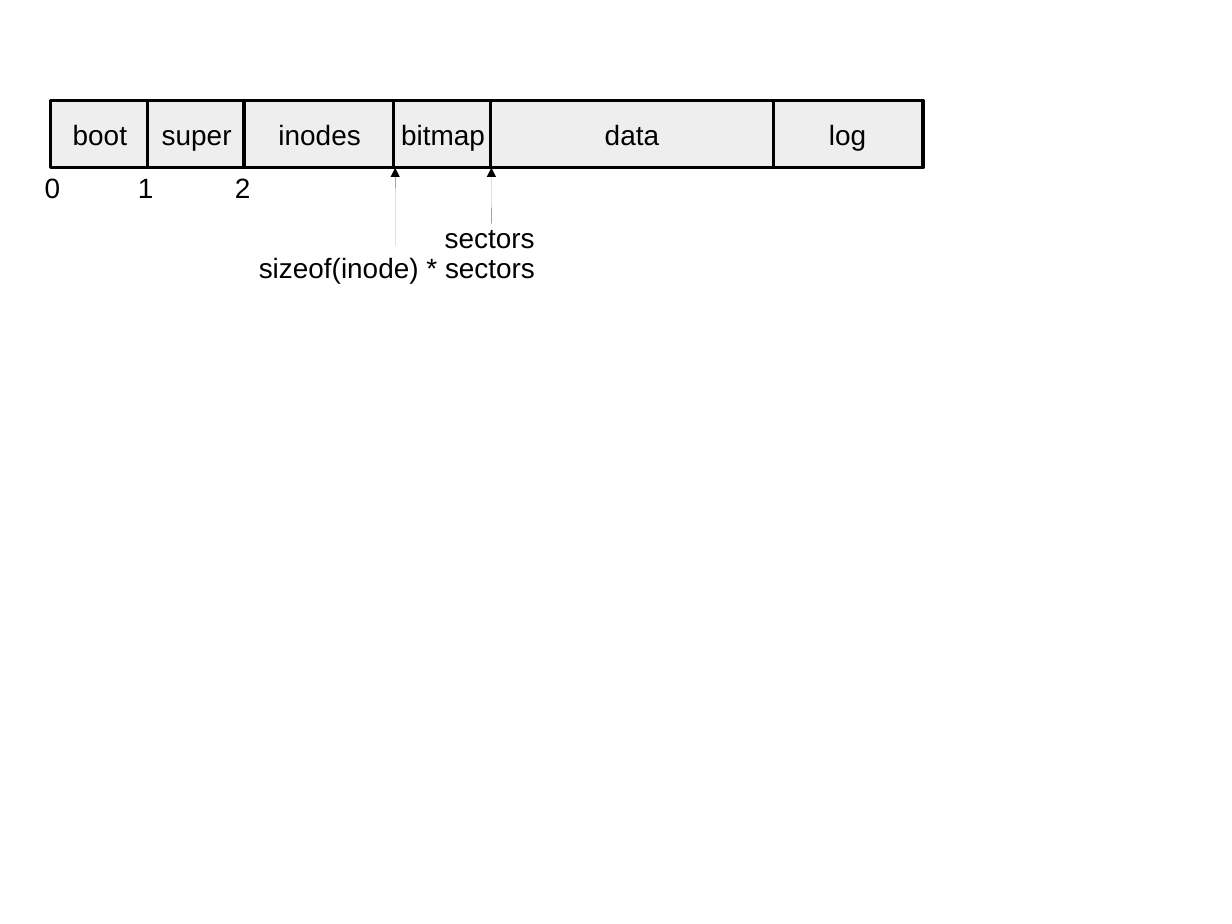
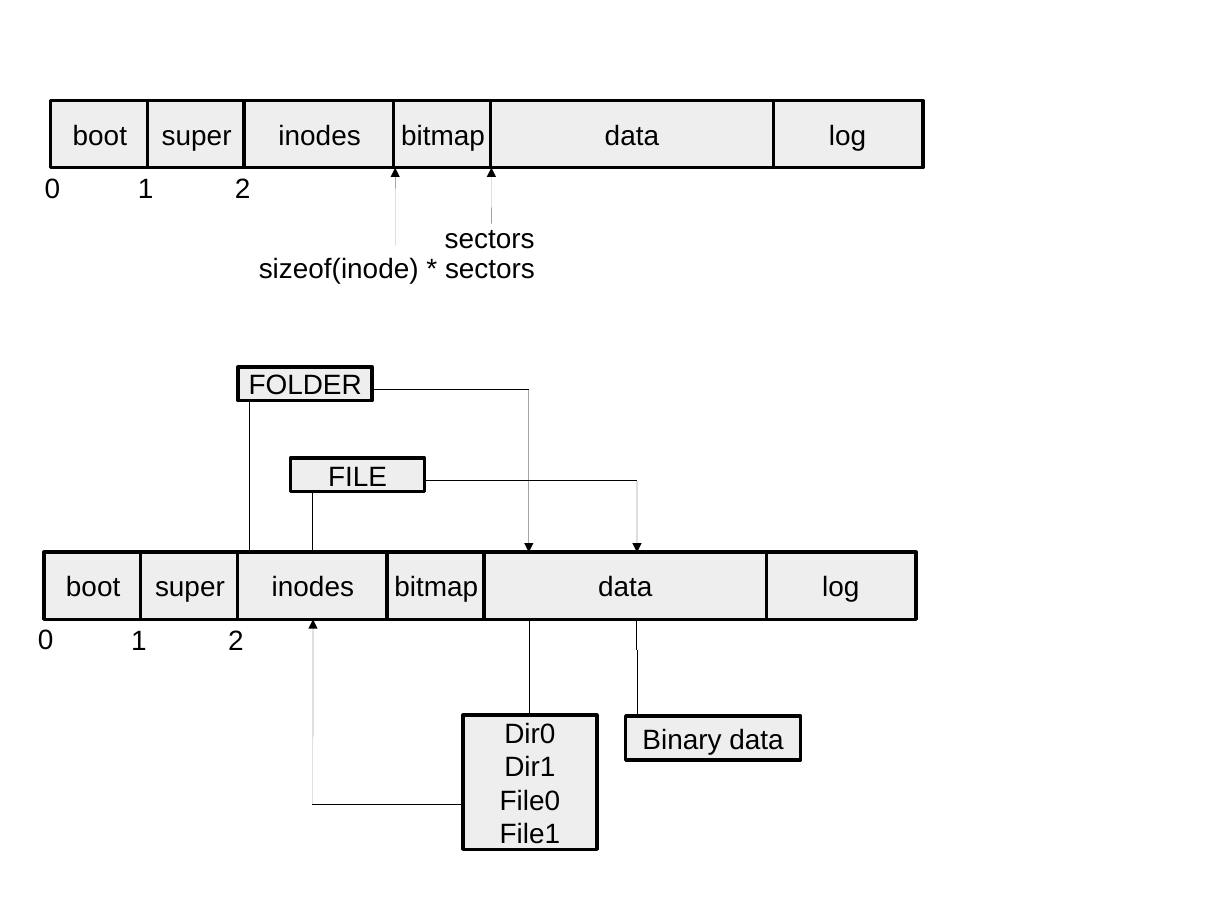
Before and after one commit to davidiw/os-website, a slide deck: slide 18 of lectures/images/images.odp (slide 17 before the commit). Drawn at 1232x924 pixels with LibreOffice and Linux fonts; fonts in the diff are those of the drawing. Boxes give left, top, right and bottom in pixels: in the first picture for what was removed or moved away, otherwise in the second. Text is boxed around its words. In the diff, an @@ line names an element or a change of style, - is before the commit and + after.

```diff
--- a/lectures/images/images.odp
+++ b/lectures/images/images.odp
@@ rectangle added at <box>238,367,372,400</box>, fill #EEEEEE, outline #000000 2.3 pt, 18 pt, text #000000 @@
+FOLDER
@@ line added from (372, 389) to (529, 389), #000000 0 pt @@
@@ arrow added from (529, 389) to (529, 552), #000000 0 pt @@
@@ line added from (249, 552) to (249, 400), #000000 0 pt @@
@@ rectangle added at <box>291,458,425,492</box>, fill #EEEEEE, outline #000000 2.3 pt, 18 pt, text #000000 @@
+FILE
@@ line added from (313, 552) to (313, 492), #000000 0 pt @@
@@ line added from (425, 481) to (637, 481), #000000 0 pt @@
@@ arrow added from (637, 481) to (637, 552), #000000 0 pt @@
@@ rectangle added at <box>44,552,142,619</box>, fill #EEEEEE, outline #000000 2.3 pt, 18 pt, text #000000 @@
+boot
@@ rectangle added at <box>141,552,239,619</box>, fill #EEEEEE, outline #000000 2.3 pt, 18 pt, text #000000 @@
+super
@@ rectangle added at <box>237,552,388,619</box>, fill #EEEEEE, outline #000000 2.3 pt, 18 pt, text #000000 @@
+inodes
@@ rectangle added at <box>387,552,485,619</box>, fill #EEEEEE, outline #000000 2.3 pt, 18 pt, text #000000 @@
+bitmap
@@ rectangle added at <box>484,552,767,619</box>, fill #EEEEEE, outline #000000 2.3 pt, 18 pt, text #000000 @@
+data
@@ rectangle added at <box>766,552,917,619</box>, fill #EEEEEE, outline #000000 2.3 pt, 18 pt, text #000000 @@
+log
@@ text added at <box>38,629,54,650</box>, 18 pt, text #000000 @@
+0
@@ arrow added from (313, 805) to (313, 619), #000000 0 pt @@
@@ line added from (530, 619) to (530, 715), #000000 0 pt @@
@@ line added from (637, 619) to (637, 715), #000000 0 pt @@
@@ text added at <box>131,630,147,650</box>, 18 pt, text #000000 @@
+1
@@ text added at <box>228,630,244,650</box>, 18 pt, text #000000 @@
+2
@@ rectangle added at <box>463,715,597,850</box>, fill #EEEEEE, outline #000000 2.3 pt, 18 pt, text #000000 @@
+Dir0
+Dir1
+File0
+File1
@@ rectangle added at <box>626,717,800,760</box>, fill #EEEEEE, outline #000000 2.3 pt, 18 pt, text #000000 @@
+Binary data
@@ line added from (463, 805) to (313, 805), #000000 0 pt @@
```
Also in this commit, not shown: 1 slide added, 1 other file.
